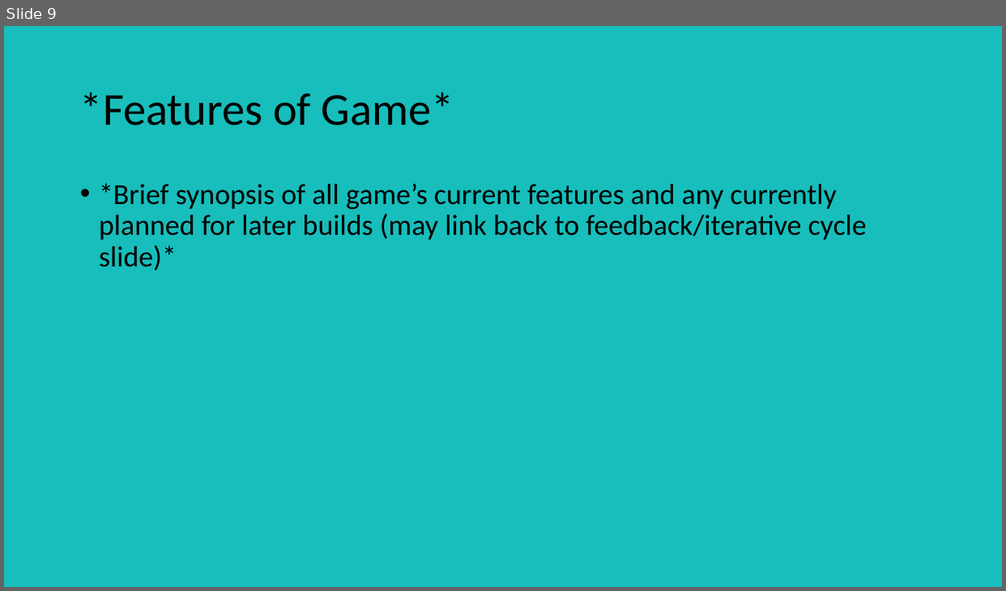
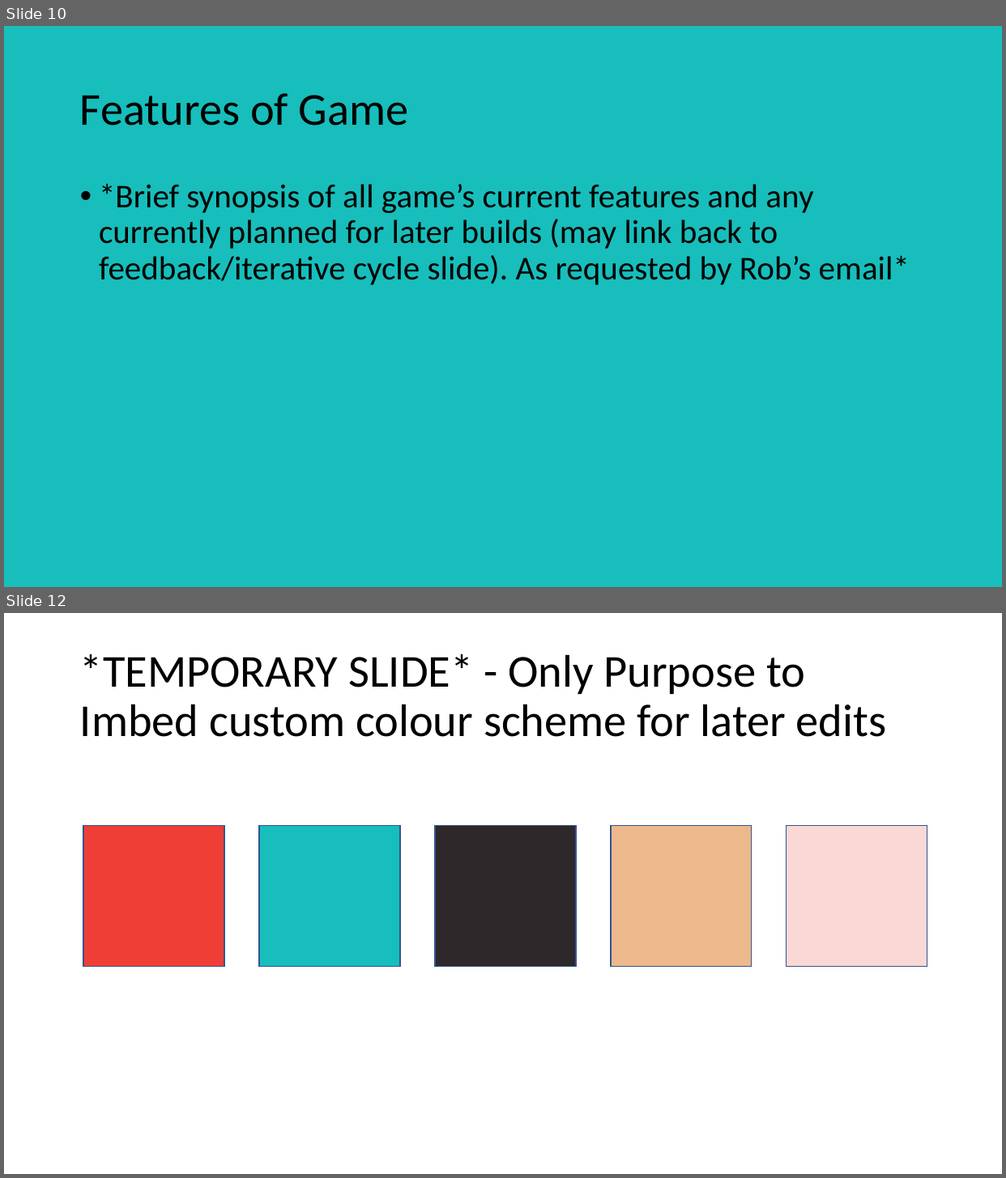
Before and after one commit to UoSGroupProjects1718/mgp-mgp-group-6, a slide deck: Pitch Presentations/Second Pitch Template.pptx. Shown one above the other, each under a label of ours: slide 9 before the commit, slides 10 and 12 after it; the slides between them are not shown. The pictures are 1006x591 and 1006x1178 pixels, drawn with LibreOffice and Linux fonts; fonts in the diff are those of the drawing. Boxes give left, top, right and bottom in pixels: in the first picture for what was removed or moved away, otherwise in the second. Text is boxed around its words. In the diff, an @@ line names an element or a change of style, - is before the commit and + after.

Commit message:
Uploaded Revised Presentation PowerPoint
Also uploaded appropriate stock images (edited and otherwise) for potential later use.

```diff
--- a/Pitch Presentations/Second Pitch Template.pptx
+++ b/Pitch Presentations/Second Pitch Template.pptx
@@ slide 12 added at [4,613,1002,1174], background #FFFFFF @@
@@ title added at [80,654,887,737], 44 pt, text #000000 @@
+*TEMPORARY SLIDE* - Only Purpose to Imbed custom colour scheme for later edits
@@ rectangle added at [83,825,224,966], fill #EF3E36, outline #325491 1 pt @@
@@ rectangle added at [259,825,400,966], fill #17BEBB, outline #325491 1 pt @@
@@ rectangle added at [435,825,576,966], fill #2E282A, outline #325491 1 pt @@
@@ rectangle added at [612,825,752,966], fill #EDB88B, outline #325491 1 pt @@
@@ rectangle added at [786,825,927,966], fill #FAD8D6, outline #325491 1 pt @@
@@ what was slide 9 is now slide 10 @@
@@ slide 10 changed as well @@
@@ title at [80,93,409,126]: text changed @@
-*Features of Game*
+Features of Game
@@ text at [99,184,910,285]: text changed; size 28 to 32 pt @@
-• *Brief synopsis of all game’s current features and any currently planned for later builds (may link back to feedback/iterative cycle slide)*
+• *Brief synopsis of all game’s current features and any currently planned for later builds (may link back to feedback/iterative cycle slide). As requested by Rob’s email*
```
Also in this commit, not shown: 7 other slides changed, 3 other slides added, 1 slide removed, 8 other files.
